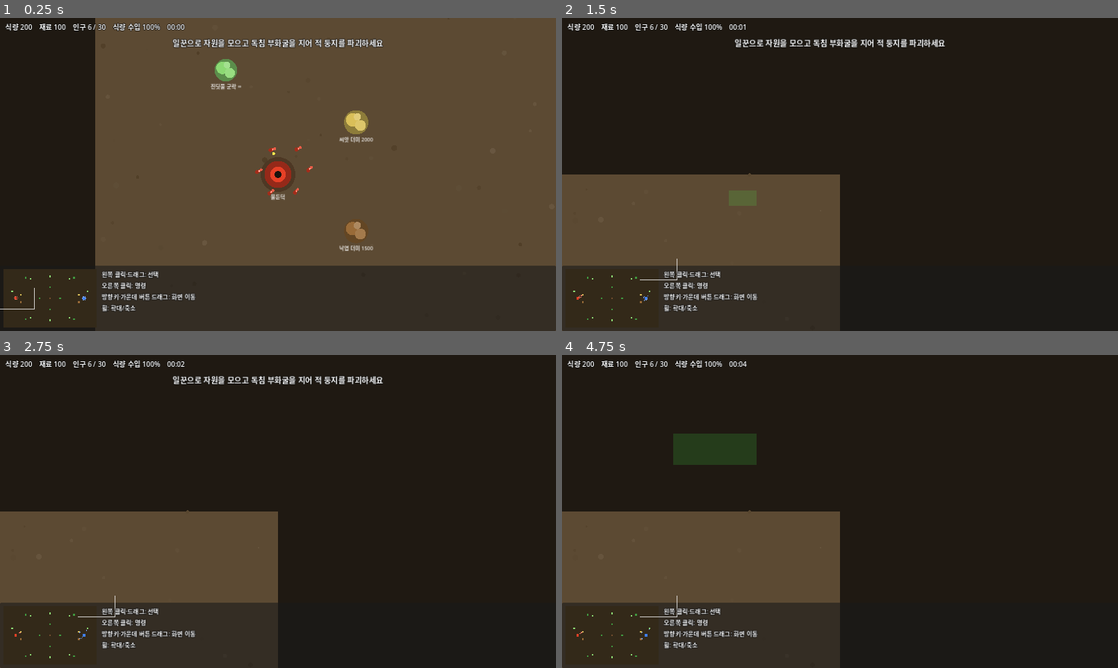
Above: before the commit, frames 1-4 (two rows, left to right).
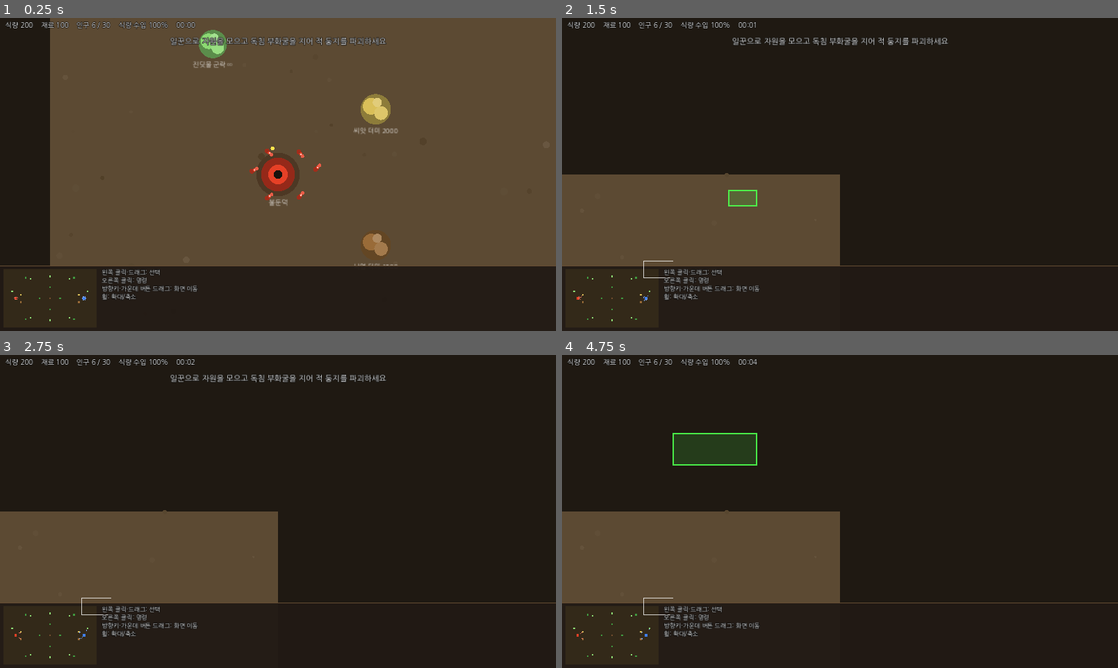
Above: after the commit, the same moments.

Repository: kimsungwoo20/-
Game: Godot game, scene res://scenes/main.tscn
Same seed, same stepped clock (60 frames per second), same inputs: the game is played once before the commit and once after it.
Inputs (mouse positions are in pixels of both pictures, inside the frame that each line leads up to):
- Up to frame 1 (0.25 s): no input
- Up to frame 2 (1.5 s): tap Enter at 0.5 s; drag from (612, 299) to (895, 105) at 0.52 s; tap Space at 1.25 s; drag from (728, 190) to (812, 237) at 1.27 s
- Up to frame 3 (2.75 s): move the mouse to (333, 442) at 2.02 s; hold Right from 2.03 s (still down); tap R at 2.1 s
- Up to frame 4 (4.75 s): release Right at 2.75 s; tap Enter at 2.75 s; drag from (812, 574) to (673, 464) at 2.77 s; move the mouse to (1006, 558) at 3.52 s; hold A 3.53-4.25 s; tap Q at 3.6 s; tap Space at 4.25 s; drag from (673, 464) to (756, 433) at 4.27 s

The runs differ from the first frame. In frame 1, 11% of the frame differs, in the area x 0-100%, y 0-100%; in frame 2, 2.4%; in frame 3, 2.3%; in frame 4, 1.7%.

Commit message:
Verify prototype, add Korean font and web build
Runs headless AI-vs-AI to completion; web export checked in a browser.
Web build lives in docs/play for GitHub Pages.

Co-Authored-By: Claude Fable 5.2 <noreply@anthropic.com>
Claude-Session: https://claude.ai/code/session_01JYo5aZm2iMUjQtiarmNKzc

Diff:
--- a/godot/project.godot
+++ b/godot/project.godot
@@ -14,6 +14,10 @@
 window/stretch/mode="canvas_items"
 window/stretch/aspect="expand"
 
+[gui]
+
+theme/custom_font="res://fonts/NanumGothic-Regular.ttf"
+
 [rendering]
 
 renderer/rendering_method="gl_compatibility"
--- a/godot/scripts/ai.gd
+++ b/godot/scripts/ai.gd
@@ -106,6 +106,9 @@
 			_build("combat", main.position, workers)
 		elif main.tier < 3 and e > 700.0:
 			game.start_upgrade(main)
+		elif n_combat < 6 and p.food > 600.0:
+			# 식량이 남아돌면 생산 건물을 늘려 소비한다
+			_build("combat", main.position, workers)
 
 	# 연구
 	if lab != null and lab.queue.is_empty():
--- a/godot/scripts/game.gd
+++ b/godot/scripts/game.gd
@@ -51,6 +51,7 @@
 	camera = Camera2D.new()
 	add_child(camera)
 	camera.make_current()
+	camera.zoom = Vector2(1.25, 1.25)
 	_setup_players()
 	_setup_map()
 	hud = HudScript.new()
@@ -114,8 +115,14 @@
 		nest.rally_node = nearest_node(nest.position, "food", null)
 		for k in Data.START_WORKERS:
 			var u = spawn_unit(i, "worker", starts[i] + Vector2(60, 0).rotated(k * TAU / Data.START_WORKERS))
-			if not players[i].is_ai and nest.rally_node != null:
-				u.cmd_gather(nest.rally_node)
+			if not players[i].is_ai:
+				# 시작 일꾼 6기 중 4기는 식량, 2기는 재료로 보낸다
+				var res = "food"
+				if k >= 4:
+					res = "mat"
+				var n = nearest_node(nest.position, res, null)
+				if n != null:
+					u.cmd_gather(n)
 
 func _add_node(kind, pos):
 	var n = NodeScript.new()
--- a/godot/scripts/hud.gd
+++ b/godot/scripts/hud.gd
@@ -42,6 +42,11 @@
 	panel.set_anchors_and_offsets_preset(Control.PRESET_BOTTOM_WIDE)
 	panel.offset_top = -150
 	panel.offset_bottom = 0
+	var sb = StyleBoxFlat.new()
+	sb.bg_color = Color(0.13, 0.1, 0.08, 0.95)
+	sb.border_color = Color(0.4, 0.3, 0.2)
+	sb.border_width_top = 2
+	panel.add_theme_stylebox_override("panel", sb)
 	root.add_child(panel)
 
 	var mm = Minimap.new()
Not shown, added: godot/export_presets.cfg
Binary file added: godot/fonts/NanumGothic-Regular.ttf
Not shown, added: godot/fonts/NanumGothic-Regular.ttf.import
Not shown, added: godot/fonts/OFL.txt
Not shown, added: docs/.nojekyll
Not shown, added: docs/play/index.apple-touch-icon.png
Not shown, added: docs/play/index.audio.worklet.js
Not shown, added: docs/play/index.icon.png
Not shown, added: docs/play/index.js
Not shown, added: docs/play/index.pck
Not shown, added: docs/play/index.png
Not shown, added: docs/play/index.wasm
